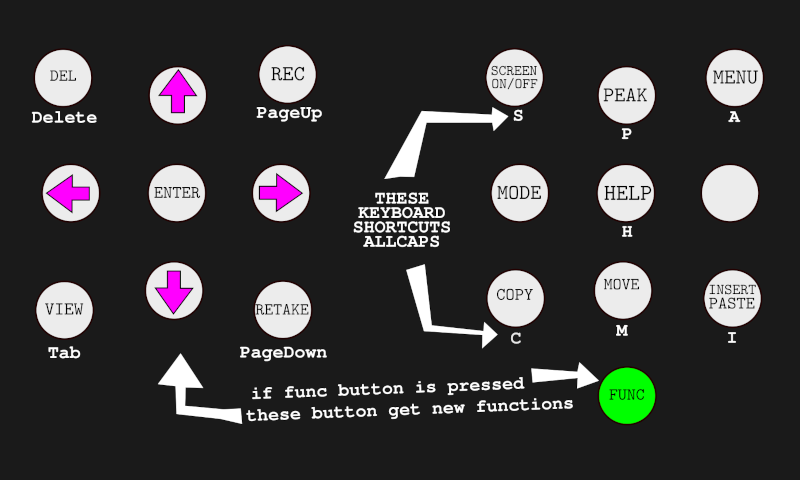
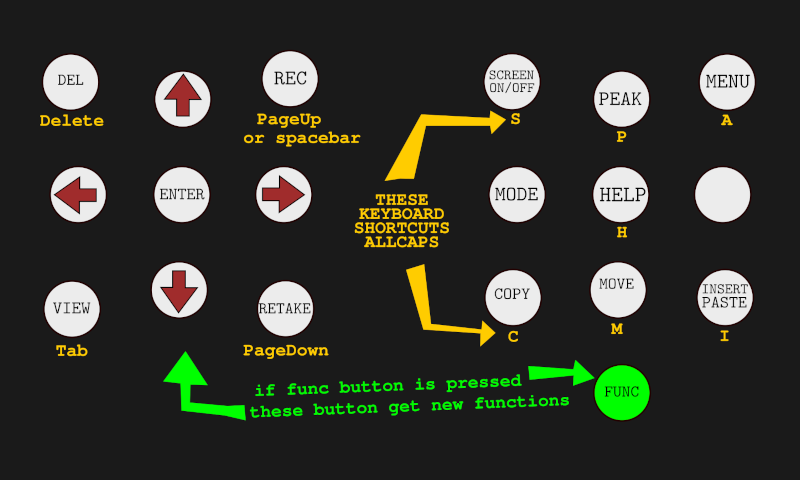
Layer changes from the first (800, 480) image to the second:
renamed "buttons.png" to "buttons.png #1", painted on it over left=31, top=45, right=765, bottom=426
